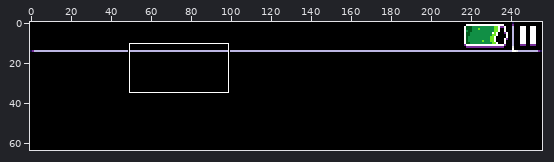
One commit to this pixel-art file: framework/topbar.ase. The picture above shows the old version from afar; the outline marks the close-up.
Close-up. Before:
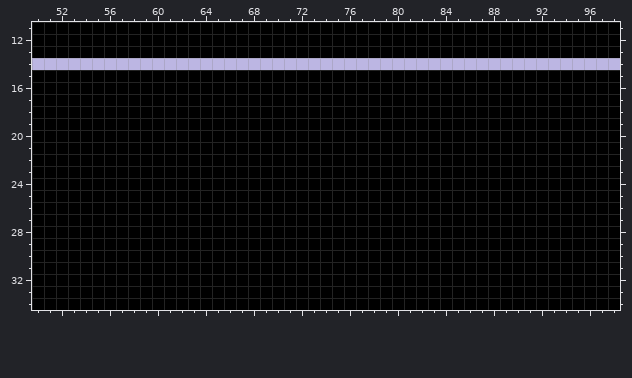
256x64 pixels, 1 frame. Shown: x 50..98, y 11..34. The commit also changed other parts of the picture, which this record leaves out.
The same view after the edit:
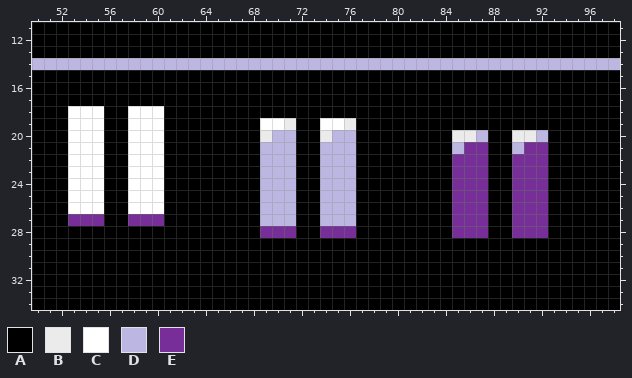
Palette (. is transparent): A #000000  B #ebebeb  C #ffffff  D #bcb6e3  E #772e99
What changed:
Layer "Layer 2":
y 18: x 53..55 AAA -> CCC; x 58..60 AAA -> CCC
y 19: x 53..55 AAA -> CCC; x 58..60 AAA -> CCC; x 69..71 AAA -> CCB; x 74..76 AAA -> CCB
y 20: x 53..55 AAA -> CCC; x 58..60 AAA -> CCC; x 69..71 AAA -> BDD; x 74..76 AAA -> BDD; x 85..87 AAA -> BBD; x 90..92 AAA -> BBD
y 21: x 53..55 AAA -> CCC; x 58..60 AAA -> CCC; x 69..71 AAA -> DDD; x 74..76 AAA -> DDD; x 85..87 AAA -> DEE; x 90..92 AAA -> DEE
y 22..26: x 53..55 AAA -> CCC; x 58..60 AAA -> CCC; x 69..71 AAA -> DDD; x 74..76 AAA -> DDD; x 85..87 AAA -> EEE; x 90..92 AAA -> EEE
y 27: x 53..55 AAA -> EEE; x 58..60 AAA -> EEE; x 69..71 AAA -> DDD; x 74..76 AAA -> DDD; x 85..87 AAA -> EEE; x 90..92 AAA -> EEE
y 28: x 69..71 AAA -> EEE; x 74..76 AAA -> EEE; x 85..87 AAA -> EEE; x 90..92 AAA -> EEE
Where, in picture pixels (left, top, right, bottom), the same in both close-ups:
changed: (68, 106, 164, 226)
changed: (260, 118, 356, 238)
changed: (452, 130, 548, 238)
